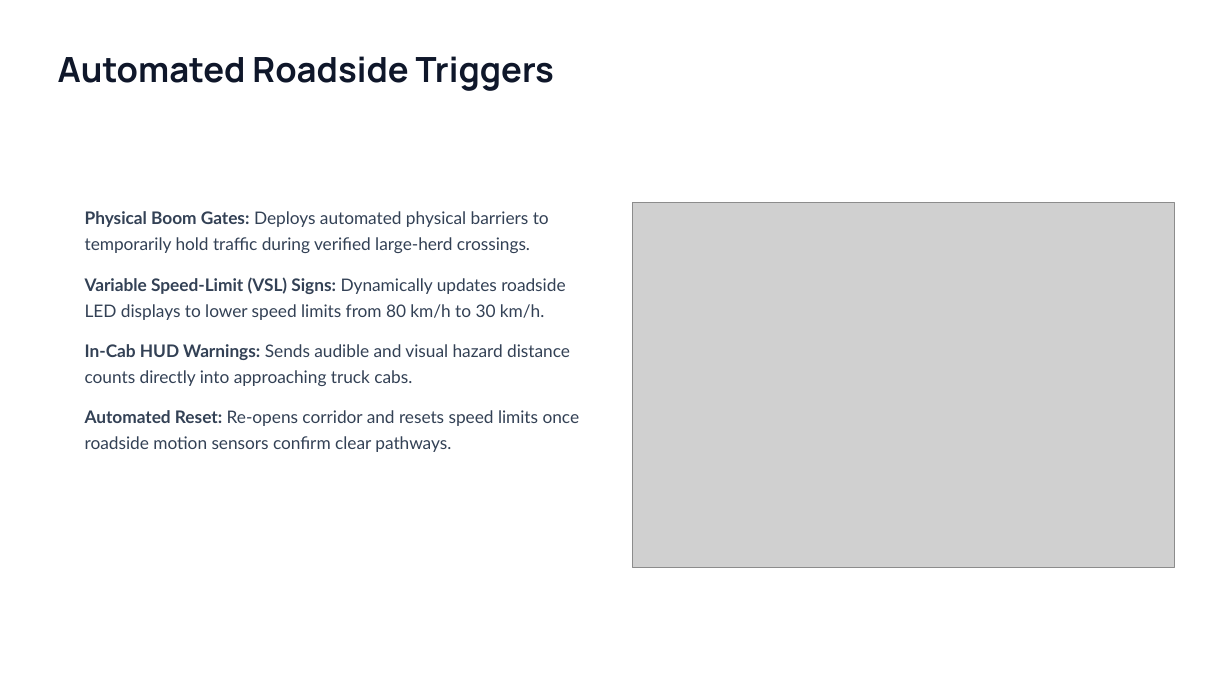
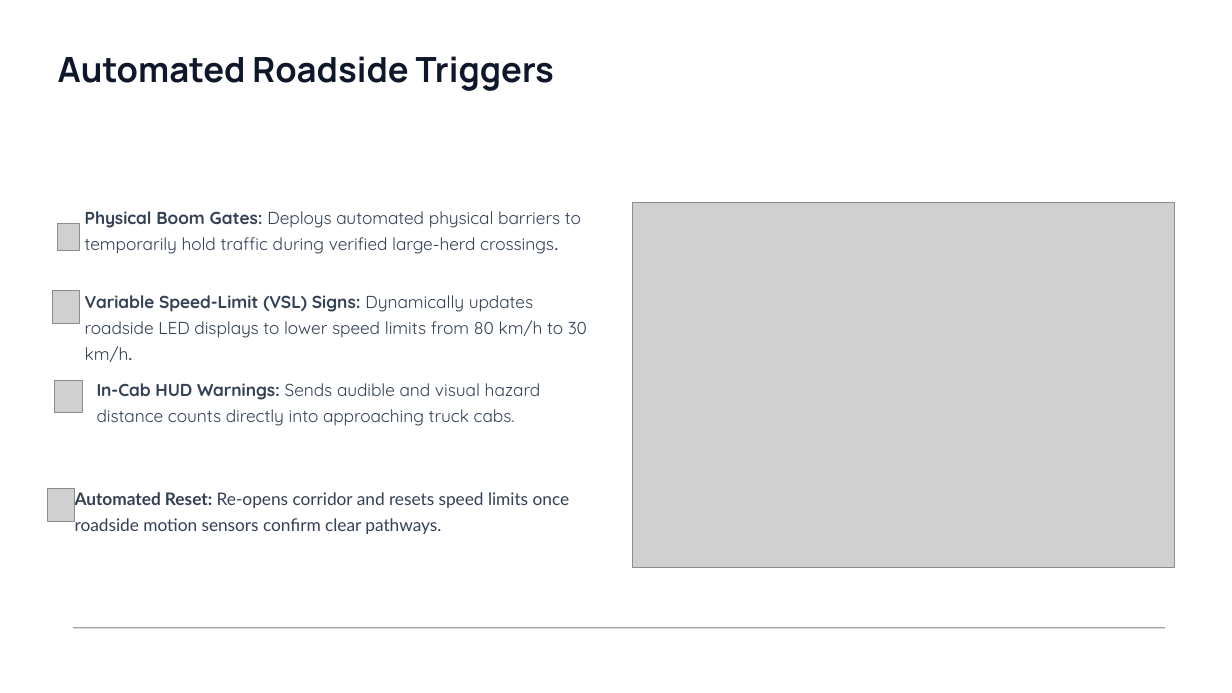
Before and after one commit to XCreators-Hack/mctseta-submission, a slide deck: slide 5 of Eco-Wild Guard Presentation.pptx (slide 6 before the commit). Drawn at 1232x693 pixels with LibreOffice and Linux fonts; fonts in the diff are those of the drawing; grey boxes stand for pictures; background and template pictures are left out. Boxes give left, top, right and bottom in pixels: in the first picture for what was removed or moved away, otherwise in the second. Text is boxed around its words. In the diff, an @@ line names an element or a change of style, - is before the commit and + after.

```diff
--- a/Eco-Wild Guard Presentation.pptx
+++ b/Eco-Wild Guard Presentation.pptx
@@ picture added at [57,224,79,250] @@
@@ picture added at [53,291,80,324] @@
@@ text "Variable Speed-Limit (VSL) Signs: Dynamically ...": place and size @@
-text "Variable Speed-Limit (VSL) Signs: Dynamically ..." at [85,277,565,320]
+text "Variable Speed-Limit (VSL) Signs: Dynamically ..." at [85,295,587,362]
@@ picture added at [55,380,82,413] @@
@@ font Lato to Quicksand in 3 elements at [85,211,581,254], [85,295,587,362], [97,383,541,426] @@
@@ text "In-Cab HUD Warnings: Sends audible ...": place and size @@
-text "In-Cab HUD Warnings: Sends audible ..." at [85,344,570,386]
+text "In-Cab HUD Warnings: Sends audible ..." at [97,383,541,426]
@@ picture added at [47,489,75,522] @@
@@ text "Automated Reset: Re-opens corridor and ...": place and size @@
-text "Automated Reset: Re-opens corridor and ..." at [85,410,580,452]
+text "Automated Reset: Re-opens corridor and ..." at [75,492,570,534]
@@ line added from (1165, 628) to (73, 628), #444742 1 pt @@
```
Also in this commit, not shown: 7 other slides changed, 1 slide removed.
